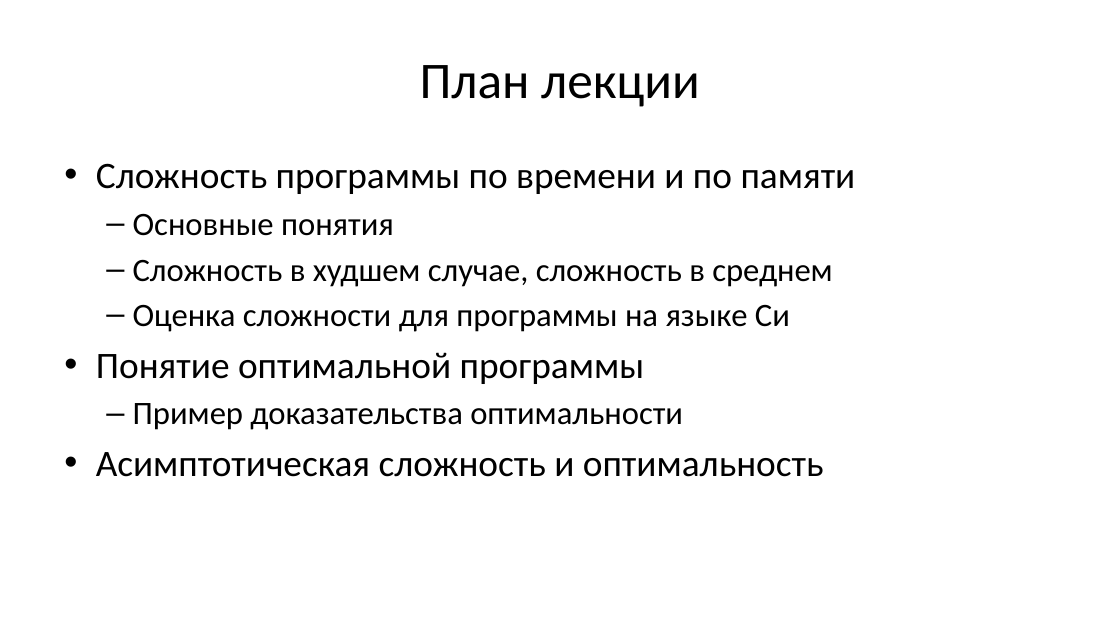
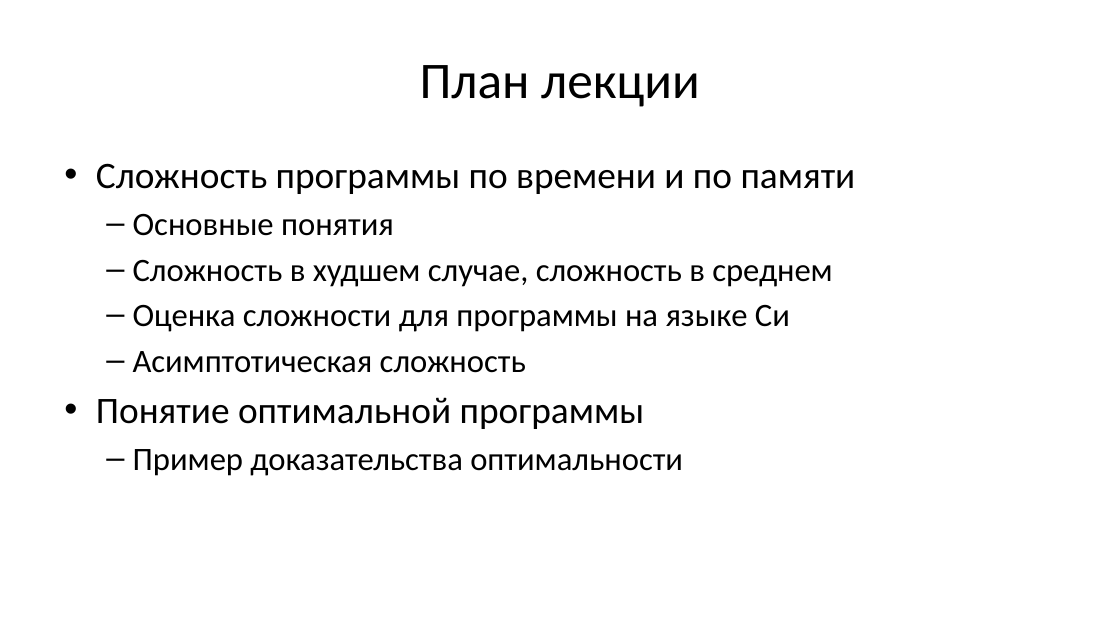
Before and after one commit to Evgueni-Petrov-aka-espetrov/Algorithms-and-Programming-in-C-pptx, a slide deck: slide 2 of 22 Оценка сложности вычислительных алгоритмов.pptx. Drawn at 1120x630 pixels with LibreOffice and Linux fonts; fonts in the diff are those of the drawing. Boxes give left, top, right and bottom in pixels: in the first picture for what was removed or moved away, otherwise in the second. Text is boxed around its words. In the diff, an @@ line names an element or a change of style, - is before the commit and + after.

Commit message:
добавил пример с деревом трасс; исправил слайды про асимптотическую сложность

```diff
--- a/22 Оценка сложности вычислительных алгоритмов.pptx
+++ b/22 Оценка сложности вычислительных алгоритмов.pptx
@@ text at (133, 351, 526, 373): paragraph added @@
+  – Асимптотическая сложность
@@ text at (96, 452, 824, 477): paragraph removed @@
-• Асимптотическая сложность и оптимальность
```
Also in this commit, not shown: 5 other slides changed, 3 slides added, 1 slide removed.
